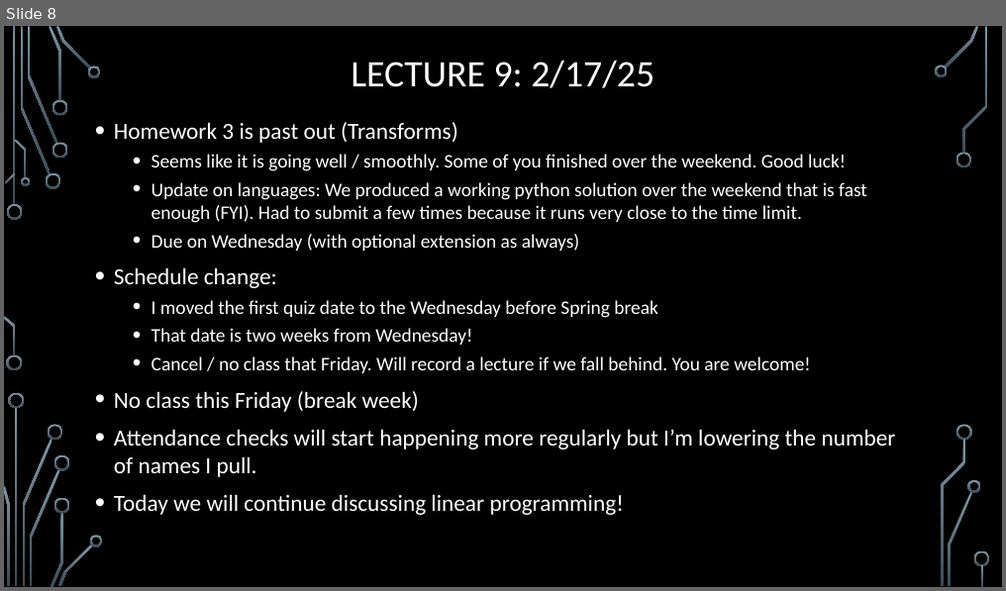
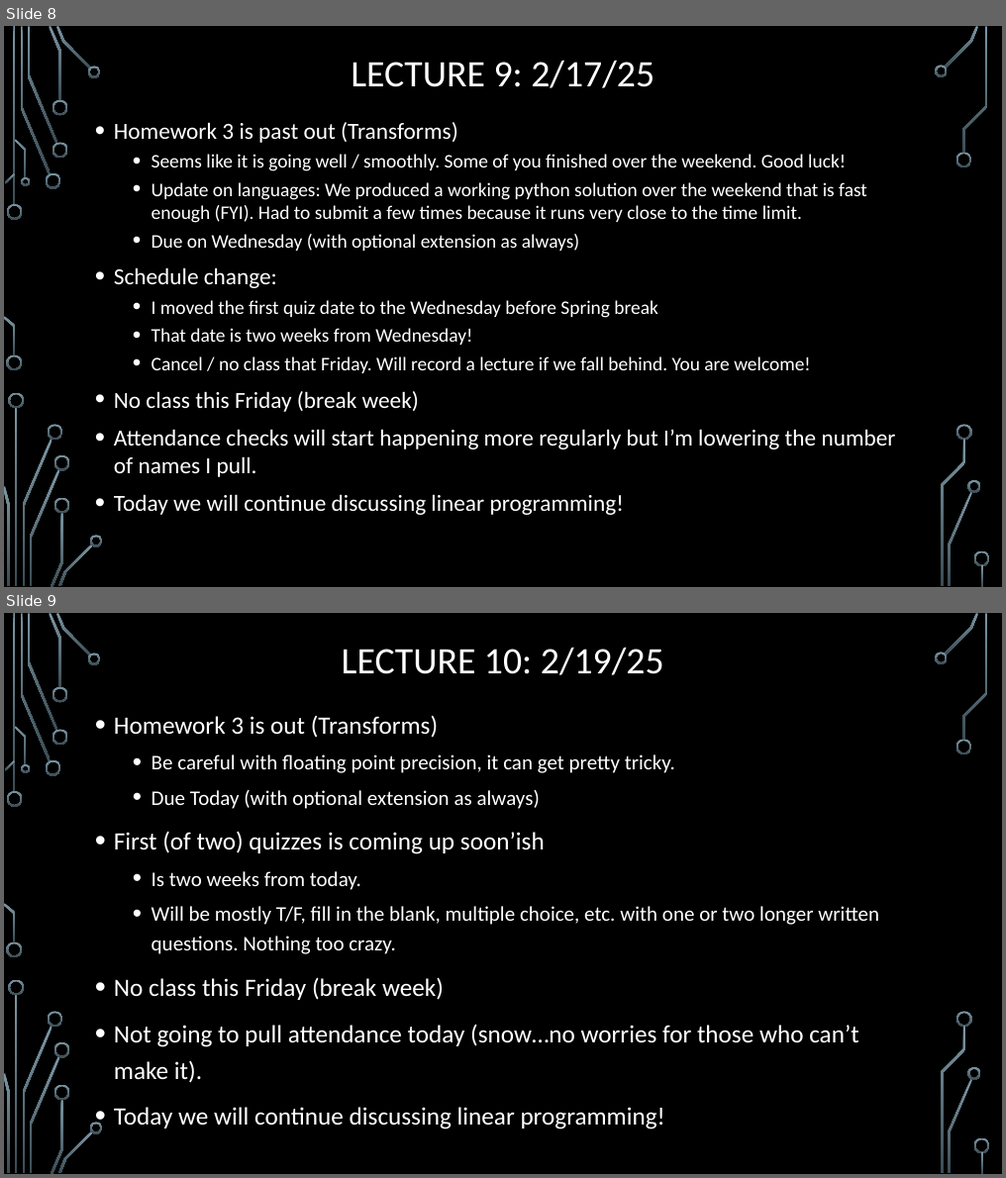
Before and after one commit to janiceeguo/advAlgo, a slide deck: slides/00-DailyAnnouncements.pptx. Shown one above the other, each under a label of ours: slide 8 before the commit, slides 8 and 9 after it. The pictures are 1006x591 and 1006x1178 pixels, drawn with LibreOffice and Linux fonts; fonts in the diff are those of the drawing; background and template pictures are left out. Boxes give left, top, right and bottom in pixels: in the first picture for what was removed or moved away, otherwise in the second. Text is boxed around its words. In the diff, an @@ line names an element or a change of style, - is before the commit and + after.

```diff
--- a/slides/00-DailyAnnouncements.pptx
+++ b/slides/00-DailyAnnouncements.pptx
@@ slide 9 added at [4,613,1002,1174], background picture (left out); not listed: 36 template elements that a slide beside it also shows @@
@@ title added at [342,647,664,675], 36 pt, text #FFFFFF @@
+LECTURE 10: 2/19/25
@@ text added at [114,716,879,1130], 20 pt, text #FFFFFF @@
+• Homework 3 is out (Transforms)
+  • Be careful with floating point precision, it can get pretty tricky.
+  • Due Today (with optional extension as always)
+• First (of two) quizzes is coming up soon’ish
+  • Is two weeks from today.
+  • Will be mostly T/F, fill in the blank, multiple choice, etc. with one or two longer written questions. Nothing too crazy.
+• No class this Friday (break week)
+• Not going to pull attendance today (snow…no worries for those who can’t make it).
+• Today we will continue discussing linear programming!
```
Also in this commit, not shown: 1 other file.
